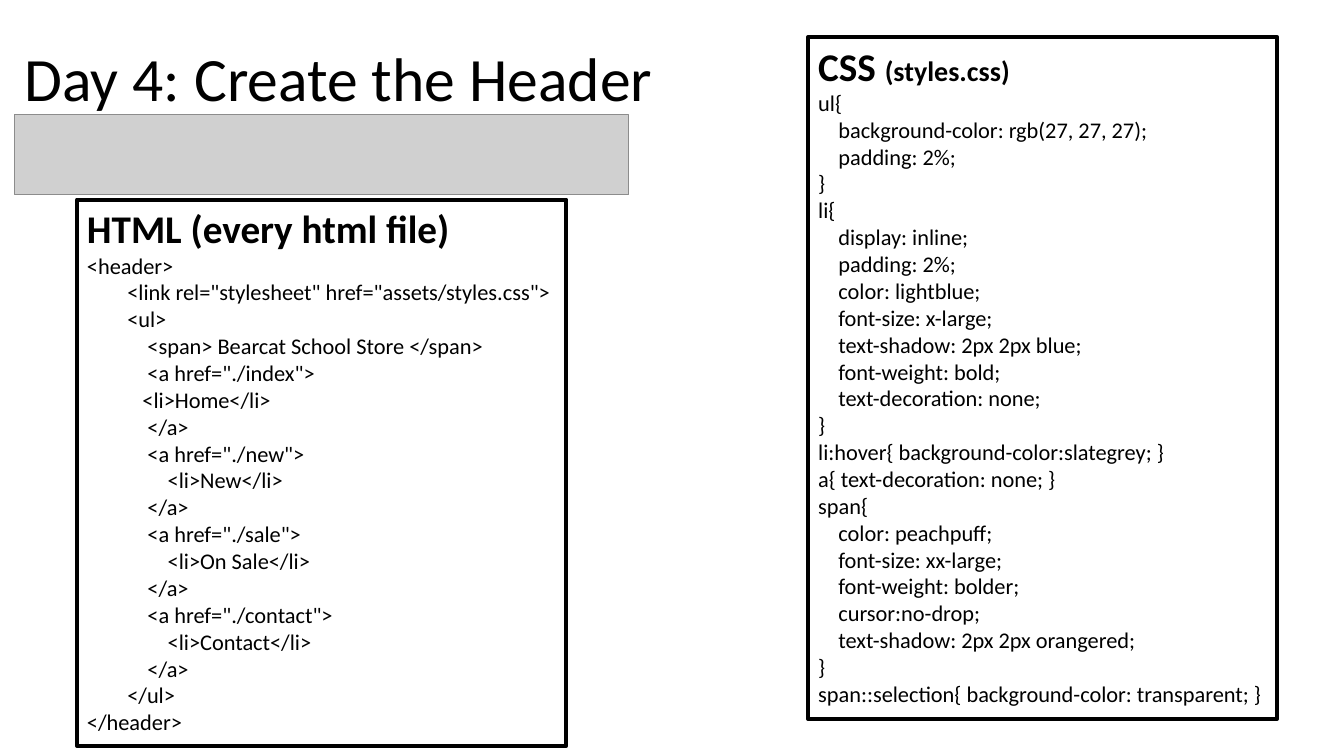
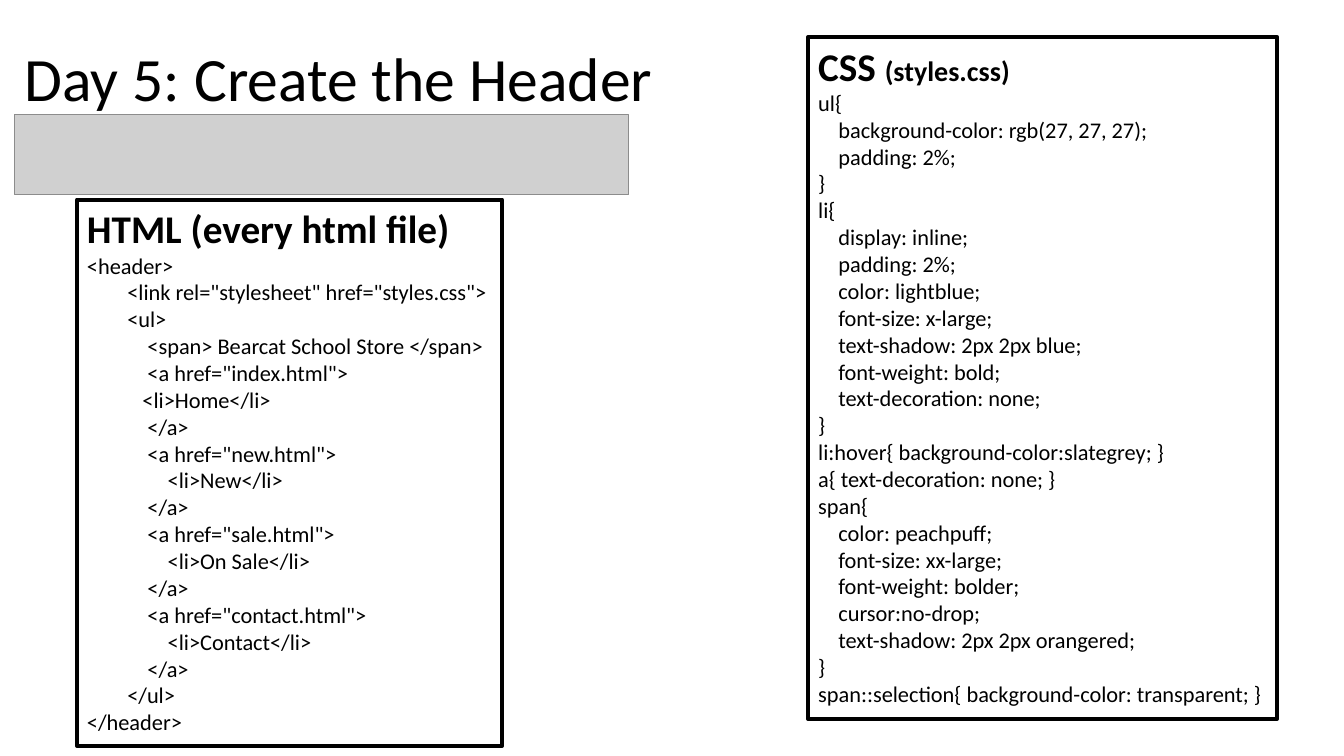
Before and after one commit to MrJoshGross/Course-Curricular-Material, a slide deck: slide 13 of Computer Science Discoveries/Projects/Project 3/Project 3 Checklist.pptx (slide 9 before the commit). Drawn at 1344x756 pixels with LibreOffice and Linux fonts; fonts in the diff are those of the drawing; grey boxes stand for pictures. Boxes give left, top, right and bottom in pixels: in the first picture for what was removed or moved away, otherwise in the second. Text is boxed around its words. In the diff, an @@ line names an element or a change of style, - is before the commit and + after.

```diff
--- a/Computer Science Discoveries/Projects/Project 3/Project 3 Checklist.pptx
+++ b/Computer Science Discoveries/Projects/Project 3/Project 3 Checklist.pptx
@@ title at <box>25,58,652,116</box>: text changed @@
-Day 4: Create the Header
+Day 5: Create the Header
@@ rectangle "HTML (every html file)": place and size @@
-rectangle "HTML (every html file)" at <box>77,200,566,746</box>
+rectangle "HTML (every html file)" at <box>77,200,502,746</box>
@@ text in rectangle at <box>127,284,487,304</box>: text changed @@
-<link rel="stylesheet" href="assets/styles.css">
+<link rel="stylesheet" href="styles.css">
@@ text in rectangle at <box>147,365,348,381</box>: text changed @@
-<a href="./index">
+<a href="index.html">
@@ text in rectangle at <box>147,446,336,462</box>: text changed @@
-<a href="./new">
+<a href="new.html">
@@ text in rectangle at <box>147,526,334,542</box>: text changed @@
-<a href="./sale">
+<a href="sale.html">
@@ text in rectangle at <box>147,607,366,623</box>: text changed @@
-<a href="./contact">
+<a href="contact.html">
```
Also in this commit, not shown: 7 other slides changed, 1 slide added, 1 other file.
